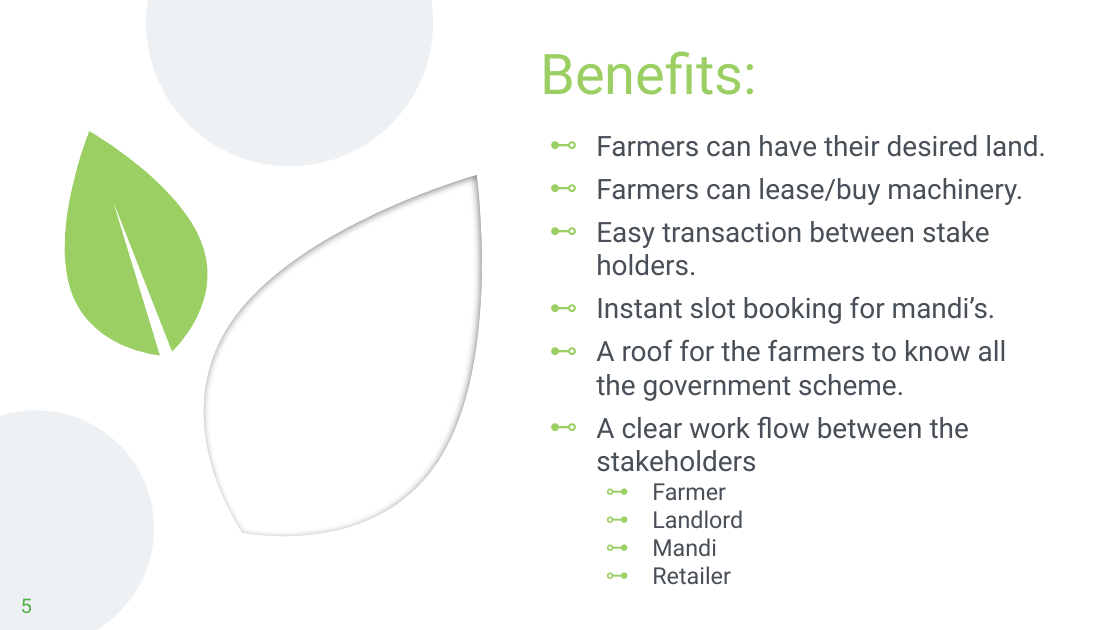
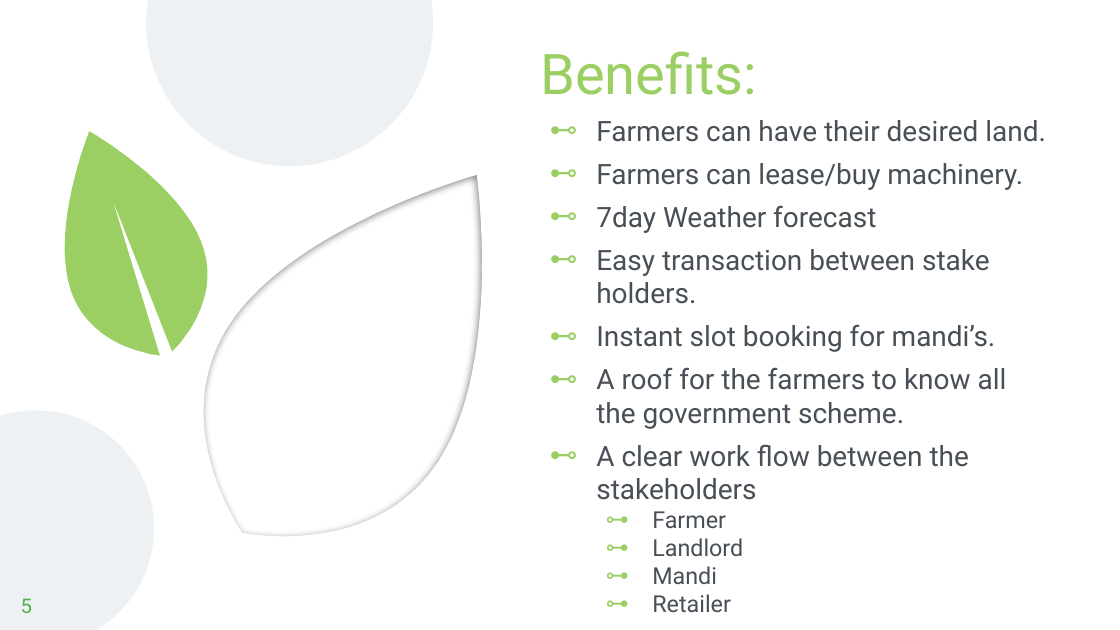
Before and after one commit to meetanubhav/KishanBandhu, a slide deck: slide 5 of Kishan Bhandu.pptx. Drawn at 1120x630 pixels with LibreOffice and Linux fonts; fonts in the diff are those of the drawing; background and template pictures are left out. Boxes give left, top, right and bottom in pixels: in the first picture for what was removed or moved away, otherwise in the second. Text is boxed around its words. In the diff, an @@ line names an element or a change of style, - is before the commit and + after.

```diff
--- a/Kishan Bhandu.pptx
+++ b/Kishan Bhandu.pptx
@@ text "Farmers can have their desired ...": place and size @@
-text "Farmers can have their desired ..." at [596, 135, 1046, 472]
+text "Farmers can have their desired ..." at [596, 120, 1046, 612]
@@ text at [596, 205, 876, 233]: paragraph added @@
+⊷ 7day Weather forecast
```
